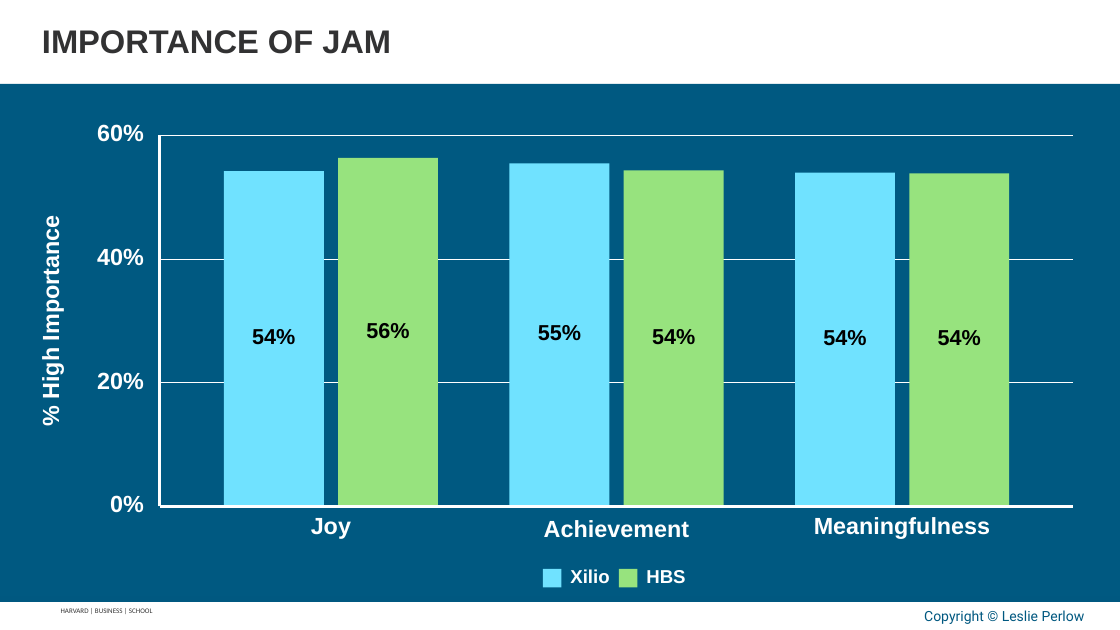
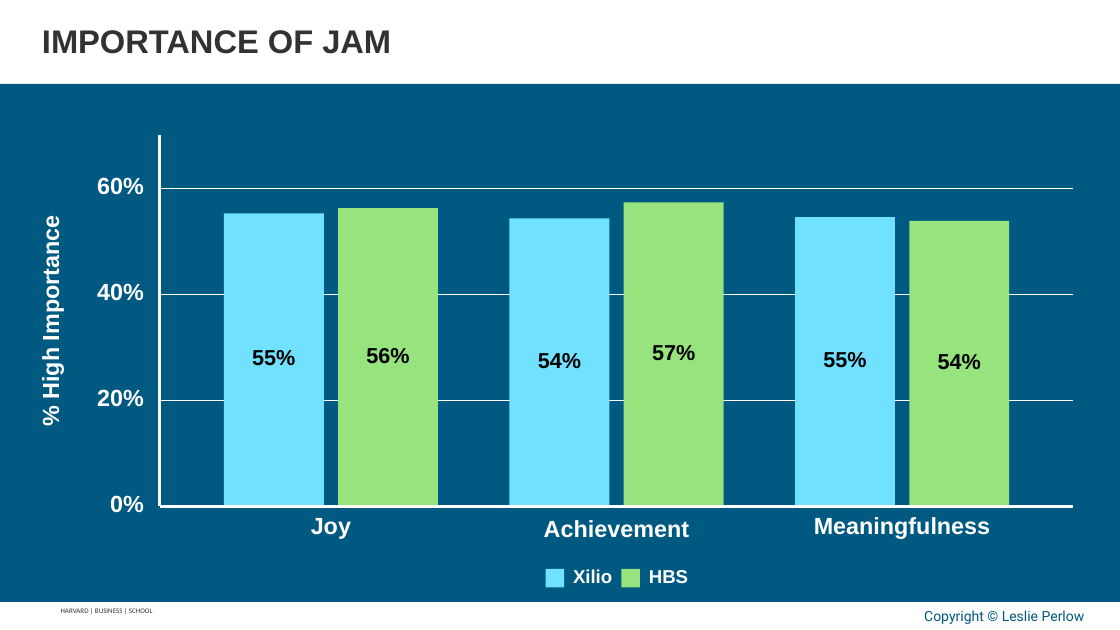
Before and after one commit to APPLITICS/lifematrix-deck-automation, a slide deck: slide 7 of outputs/generated_slides.pptx. Drawn at 1120x630 pixels with LibreOffice and Linux fonts; fonts in the diff are those of the drawing; background and template pictures are left out. Boxes give left, top, right and bottom in pixels: in the first picture for what was removed or moved away, otherwise in the second. Text is boxed around its words. In the diff, an @@ line names an element or a change of style, - is before the commit and + after.

```diff
--- a/outputs/generated_slides.pptx
+++ b/outputs/generated_slides.pptx
@@ text "60%": place and size @@
-text "60%" at [97, 124, 144, 142]
+text "60%" at [97, 177, 144, 195]
@@ freeform shape: place and size @@
-freeform shape at [160, 135, 1074, 135]
+freeform shape at [160, 188, 1074, 188]
@@ rectangle: place and size @@
-rectangle at [623, 171, 723, 507]
+rectangle at [338, 208, 438, 507]
@@ rectangle: place and size @@
-rectangle at [338, 158, 438, 507]
+rectangle at [623, 202, 723, 507]
@@ rectangle: place and size @@
-rectangle at [509, 164, 609, 507]
+rectangle at [223, 213, 323, 507]
@@ rectangle: place and size @@
-rectangle at [223, 171, 323, 507]
+rectangle at [509, 218, 609, 507]
@@ rectangle: place and size @@
-rectangle at [795, 173, 895, 507]
+rectangle at [795, 218, 895, 507]
@@ rectangle: place and size @@
-rectangle at [909, 174, 1009, 507]
+rectangle at [909, 221, 1009, 507]
@@ text "40%": place and size @@
-text "40%" at [97, 248, 144, 266]
+text "40%" at [97, 283, 144, 301]
@@ freeform shape: place and size @@
-freeform shape at [160, 259, 1074, 259]
+freeform shape at [160, 294, 1074, 294]
@@ text removed at [652, 329, 695, 345] @@
-54%
@@ text "55%": place and size @@
-text "55%" at [538, 325, 581, 341]
+text "55%" at [252, 350, 295, 366]
@@ text "56%": place and size @@
-text "56%" at [366, 323, 409, 339]
+text "56%" at [366, 348, 409, 364]
@@ text "54%": place and size @@
-text "54%" at [252, 329, 295, 345]
+text "54%" at [538, 353, 581, 369]
@@ text added at [652, 345, 695, 361], 18.5 pt, text #000000, bold @@
+57%
@@ text at [823, 352, 866, 368]: text changed @@
-54%
+55%
@@ text "54%": place and size @@
-text "54%" at [938, 330, 981, 346]
+text "54%" at [938, 354, 981, 370]
@@ text "20%": place and size @@
-text "20%" at [97, 372, 144, 390]
+text "20%" at [97, 389, 144, 407]
@@ freeform shape: place and size @@
-freeform shape at [160, 383, 1074, 383]
+freeform shape at [160, 401, 1074, 401]
@@ rectangle: place and size @@
-rectangle at [543, 569, 561, 587]
+rectangle at [546, 569, 565, 587]
```
Also in this commit, not shown: 19 other slides changed, 4 other files.
